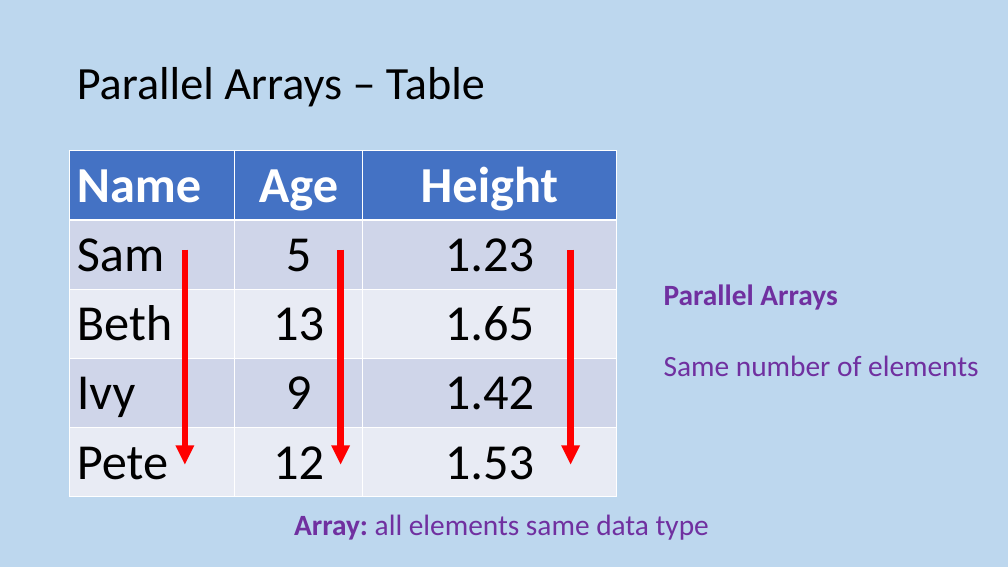
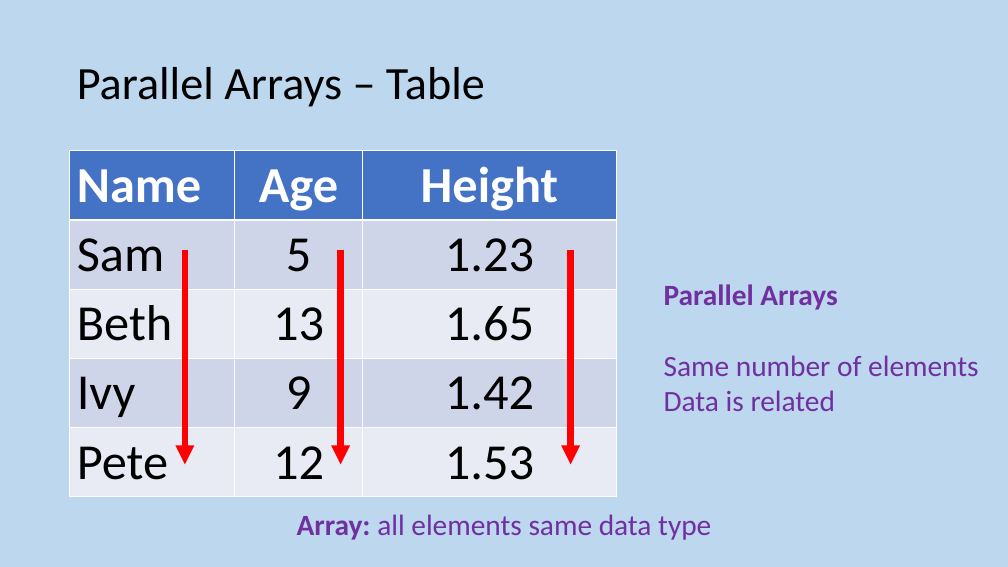
Before and after one commit to MrFriendCS/MrFriendCS.github.io, a slide deck: slide 110 of h-cs/sdd/H CS SDD Slides.pptx. Drawn at 1008x567 pixels with LibreOffice and Linux fonts; fonts in the diff are those of the drawing. Boxes give left, top, right and bottom in pixels: in the first picture for what was removed or moved away, otherwise in the second. Text is boxed around its words. In the diff, an @@ line names an element or a change of style, - is before the commit and + after.

```diff
--- a/h-cs/sdd/H CS SDD Slides.pptx
+++ b/h-cs/sdd/H CS SDD Slides.pptx
@@ text at (664,390,836,411): paragraph added @@
+Data is related
@@ text "Array: all elements same data ..." at (297,514,711,540): alignment left to centre @@
```
Also in this commit, not shown: 1 other slide changed, 1 other file.
